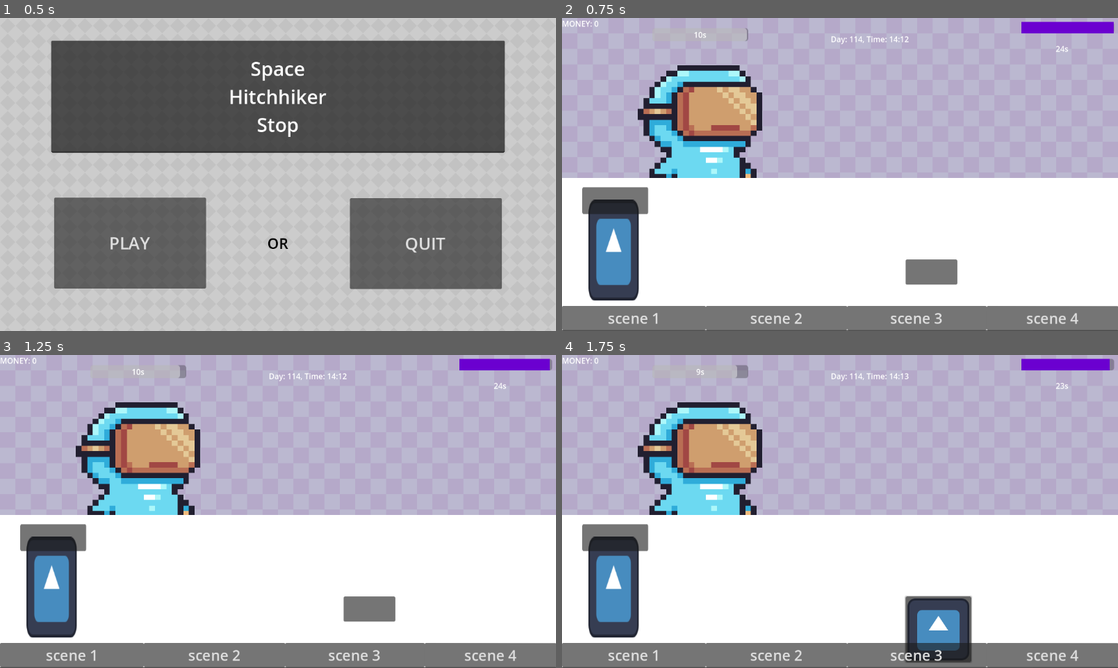
Above: before the commit, frames 1-4 (two rows, left to right).
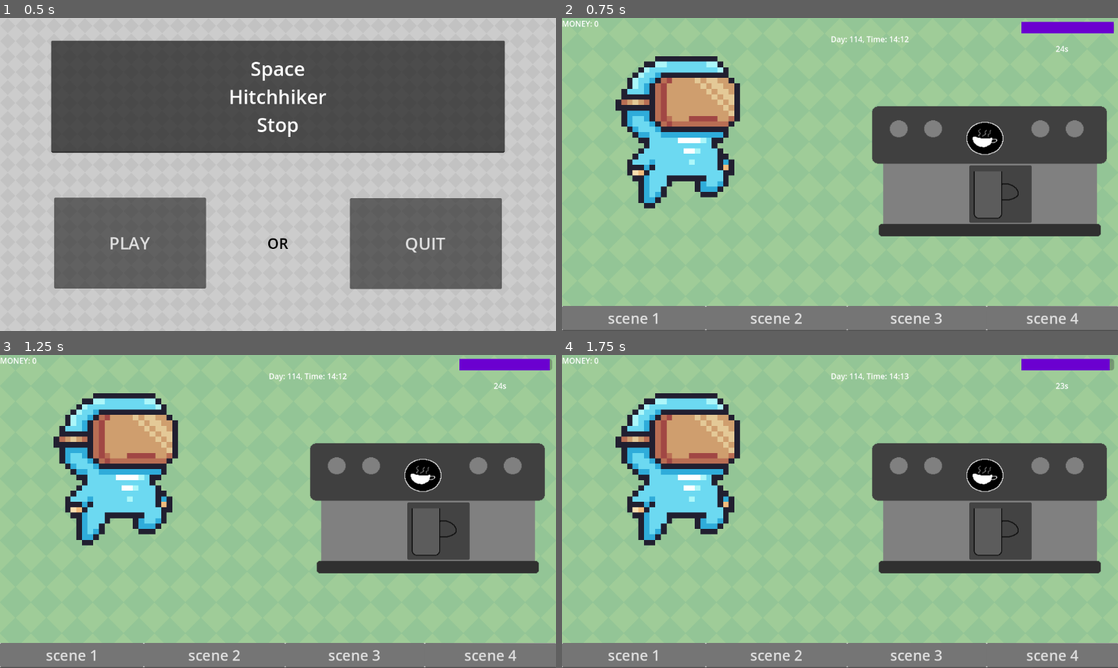
Above: after the commit, the same moments.

Repository: Alexandru191919/Space-Hitchhiker-Stop-.Source-Code.
Game: Godot game, scene res://MainMenu.tscn
The game is run twice, just before and just after one commit, with the same random seed, the same clock (stepped at 60 frames per second) and the same inputs. The engine's default icon, where the game draws it, is replaced by a stand-in: a white triangle on a blue panel in a dark square.
Inputs (mouse positions are in pixels of both pictures, inside the frame that each line leads up to):
- Up to frame 1 (0.5 s): no input
- Up to frame 2 (0.75 s): click "PLAY" at 0.5 s
- Up to frame 3 (1.25 s): no input
- Up to frame 4 (1.75 s): click (928, 608) at 1.25 s

Frame 1 is identical in both runs. In frame 2, 90% of the frame differs, in the area x 0-100%, y 0-92%; in frame 3, 90%; in frame 4, 90%, in the area x 0-100%, y 0-99%.

Commit message:
fixes added

Diff:
--- a/main.gd
+++ b/main.gd
@@ -247,7 +247,6 @@
 	$Scene4/CanvasLayer/CoffeeMachine/CoffeeMachineButton.disabled = false
 	$"Scene4/CanvasLayer/Coffee Cup/AddCup".disabled = true
 	$"Scene4/CanvasLayer/Coffee Cup/AddCup".hide()
-
 func _on_coffeemachine_button_pressed():
 	$Scene4/CanvasLayer/CoffeeMachine.hide()
 	$Scene4/CanvasLayer/CoffeeMachineRunning.show()
@@ -267,15 +266,26 @@
 	$Scene4/CanvasLayer/Coffee.disabled = false
 	$Scene4/CanvasLayer/Coffee.show()
 
+	$Scene4/CanvasLayer/CoffeeMachine/CoffeeMachineButton.disabled = true
+	$"Scene4/CanvasLayer/Coffee Cup".hide()
+
 	$Scene4/CanvasLayer/CoffeeMachine/CoffeeMachineButton/CoffeeMachineCooldown.stop()
 
 func _on_coffee_pressed():
+	$Scene4/CanvasLayer/CoffeeMachine/CoffeeMachineButton.disabled = true
 	timer3.stop()
 	timer3.wait_time = countdown_time3
 	timer3.start()  # Restart to apply the new time
+
 	$Scene4/CanvasLayer/Coffee.disabled = true
 	$Scene4/CanvasLayer/Coffee.hide()
 	$Scene4/CanvasLayer/Coffee/AudioStreamPlayer2D.play()
+
+	$"Scene4/CanvasLayer/Coffee Cup".show()
+	$"Scene4/CanvasLayer/Coffee Cup/AddCup".disabled = false
+	$"Scene4/CanvasLayer/Coffee Cup/AddCup".show()
+
+
 
 ## if you drink coffee while hot, -75 permanent to energy bar each time you drink it while it's hot
 ## you drink it cool? delete the debuffs
@@ -351,52 +361,6 @@
 var texture_pickedup: Texture = preload("res://icon.svg")
 var Beep: AudioStreamPlayer2D
 
-
-func _on_Barcode_Scanner_pressed():
-	$"Scene1/Scanning Minigame/Sprite2D2/ProductBarcode".show()
-	$"Scene1/Scanning Minigame/Sprite2D2/ProductBarcode".disabled = true
-	if using_custom_cursor:
-		Input.set_custom_mouse_cursor(null)
-		print("System Cursor")
-		$"Scene1/Scanning Minigame/BarCode Scanner".icon = texture_normal  # Change button texture when picked up
-		$"Scene1/Scanning Minigame/Sprite2D2/ProductBarcode".disabled = false
-
-	else:
-		var hotspot = Vector2(223, 46) ## s223, 46
-		Input.set_custom_mouse_cursor(custom_cursor, Input.CURSOR_ARROW, hotspot)
-		$"Scene1/Scanning Minigame/BarCode Scanner".icon = texture_pickedup  # Change button texture when picked up
-		print("BarCode Scanner Picked up!")
-
-	# Toggle the state of the custom cursor
-	using_custom_cursor = !using_custom_cursor
-
-
-func _on_BarCode_scanner_button_down():
-	$"Scene1/Scanning Minigame/Sprite2D2/ProductBarcode".hide()
-	$"Scene1/Scanning Minigame/Sprite2D2/ProductBarcode".disabled = false
-
-	# Toggle the cursor visibility properly
-	if using_custom_cursor:
-		# Reset to the system cursor
-		Input.set_custom_mouse_cursor(null)
-		print("System Cursor")
-		$"Scene1/Scanning Minigame/BarCode Scanner".icon = texture_normal  # Set the normal button texture
-		$"Scene1/Scanning Minigame/Sprite2D2/ProductBarcode".disabled = false  # Enable barcode sprite for further scanning
-	else:
-		# Set the custom cursor for scanning
-		var hotspot = Vector2(223, 46)  # Adjust the hotspot if necessary
-		Input.set_custom_mouse_cursor(custom_cursor, Input.CURSOR_ARROW, hotspot)
-		$"Scene1/Scanning Minigame/BarCode Scanner".icon = texture_pickedup  # Change texture to "picked up"
-		print("BarCode Scanner Picked up!")
-
-	# Toggle the state of the custom cursor
-	using_custom_cursor = !using_custom_cursor
-
-
-#func _on_button_mouse_entered() -> void:
-#	pass #### change cursor to opened hand, about to take the scanner
-
-
 func _on_product_barcode_button_up():
 	$"Scene1/Scanning Minigame/PlaceinBagButton".show()
 	$"Scene1/Scanning Minigame/PlaceinBagButton".disabled = false
@@ -442,12 +406,13 @@
 		print("System Cursor")
 		$"Scene1/Scanning Minigame/BarCode Scanner".icon = texture_normal  # Change button texture when picked up
 		$"Scene1/Scanning Minigame/Sprite2D2/ProductBarcode".disabled = false
-
+		$"Scene1/Scanning Minigame/Fake Background".hide()
 	else:
 		var hotspot = Vector2(223, 46) ## s223, 46
 		Input.set_custom_mouse_cursor(custom_cursor, Input.CURSOR_ARROW, hotspot)
 		$"Scene1/Scanning Minigame/BarCode Scanner".icon = texture_pickedup  # Change button texture when picked up
 		print("BarCode Scanner Picked up!")
+		$"Scene1/Scanning Minigame/Fake Background".show()
 
 	# Toggle the state of the custom cursor
 	using_custom_cursor = !using_custom_cursor
--- a/scene1.tscn
+++ b/scene1.tscn
@@ -357,18 +357,6 @@
 
 [node name="Scanning Minigame" type="Node2D" parent="Scene1"]
 
-[node name="BarCode Scanner" type="Button" parent="Scene1/Scanning Minigame"]
-offset_left = 712.0
-offset_top = 500.0
-offset_right = 819.0
-offset_bottom = 552.0
-toggle_mode = true
-
-[node name="Beep" type="AudioStreamPlayer2D" parent="Scene1/Scanning Minigame/BarCode Scanner"]
-position = Vector2(53, 26)
-stream = ExtResource("7_y86bs")
-volume_db = -10.0
-
 [node name="ProducttoScan" type="Sprite2D" parent="Scene1/Scanning Minigame"]
 position = Vector2(107, 481)
 scale = Vector2(0.8125, 1.63281)
@@ -386,6 +374,30 @@
 offset_bottom = -64.048
 script = ExtResource("9_evrua")
 
+[node name="PlaceinBagButton" type="Button" parent="Scene1/Scanning Minigame"]
+visible = false
+offset_left = 782.0
+offset_top = 77.0
+offset_right = 854.0
+offset_bottom = 149.0
+toggle_mode = true
+icon = ExtResource("10_bf8pu")
+
+[node name="Bagging Area" type="Sprite2D" parent="Scene1/Scanning Minigame"]
+visible = false
+position = Vector2(1008.5, 189)
+scale = Vector2(2.21094, 2.21875)
+texture = ExtResource("8_lljbe")
+
+[node name="Fake Background" type="TextureRect" parent="Scene1/Scanning Minigame"]
+visible = false
+offset_left = 4.0
+offset_top = 1.0
+offset_right = 1153.0
+offset_bottom = 643.0
+texture = ExtResource("10_gq4dn")
+stretch_mode = 1
+
 [node name="Sprite2D2" type="Sprite2D" parent="Scene1/Scanning Minigame"]
 visible = false
 position = Vector2(507.75, 281)
@@ -404,20 +416,17 @@
 offset_bottom = 1293.04
 toggle_mode = true
 
-[node name="PlaceinBagButton" type="Button" parent="Scene1/Scanning Minigame"]
-visible = false
-offset_left = 782.0
-offset_top = 77.0
-offset_right = 854.0
-offset_bottom = 149.0
+[node name="BarCode Scanner" type="Button" parent="Scene1/Scanning Minigame"]
+offset_left = 712.0
+offset_top = 500.0
+offset_right = 819.0
+offset_bottom = 552.0
 toggle_mode = true
-icon = ExtResource("10_bf8pu")
-
-[node name="Bagging Area" type="Sprite2D" parent="Scene1/Scanning Minigame"]
-visible = false
-position = Vector2(1008.5, 189)
-scale = Vector2(2.21094, 2.21875)
-texture = ExtResource("8_lljbe")
+
+[node name="Beep" type="AudioStreamPlayer2D" parent="Scene1/Scanning Minigame/BarCode Scanner"]
+position = Vector2(53, 26)
+stream = ExtResource("7_y86bs")
+volume_db = -10.0
 
 [node name="Scene2" type="Node" parent="."]
 
@@ -558,7 +567,6 @@
 [node name="Scene4" type="Node" parent="."]
 
 [node name="TextureScene2" type="TextureRect" parent="Scene4"]
-visible = false
 texture_filter = 2
 texture_repeat = 3
 anchors_preset = 15
@@ -571,11 +579,9 @@
 stretch_mode = 1
 
 [node name="Customer" parent="Scene4" instance=ExtResource("3_oqa6r")]
-visible = false
 position = Vector2(240, 214)
 
 [node name="CanvasLayer" type="CanvasLayer" parent="Scene4"]
-visible = false
 
 [node name="CoffeeMachine" type="Sprite2D" parent="Scene4/CanvasLayer"]
 position = Vector2(880, 329.564)
@@ -602,26 +608,26 @@
 animation = &"new_animation"
 
 [node name="Coffee" type="Button" parent="Scene4/CanvasLayer"]
-offset_left = 496.0
-offset_top = 406.0
-offset_right = 624.0
-offset_bottom = 520.0
+offset_left = 823.0
+offset_top = 305.0
+offset_right = 952.0
+offset_bottom = 424.0
 
 [node name="Sprite2D" type="Sprite2D" parent="Scene4/CanvasLayer/Coffee"]
-position = Vector2(64, 52)
+position = Vector2(65, 52)
 texture = ExtResource("12_06jb2")
 
 [node name="AudioStreamPlayer2D" type="AudioStreamPlayer2D" parent="Scene4/CanvasLayer/Coffee"]
 stream = ExtResource("13_21bv0")
 
 [node name="Coffee Cup" type="Sprite2D" parent="Scene4/CanvasLayer"]
-position = Vector2(867, 358)
+position = Vector2(888, 358)
 texture = ExtResource("10_4w70j")
 
 [node name="AddCup" type="Button" parent="Scene4/CanvasLayer/Coffee Cup"]
 offset_left = -44.0
 offset_top = -53.0
-offset_right = 63.0
+offset_right = 85.0
 offset_bottom = 66.0
 
 [node name="Day&Night" type="Node2D" parent="."]
@@ -643,23 +649,18 @@
 [connection signal="visibility_changed" from="Scene1/Customer" to="Scene1" method="_on_customer_visibility_changed"]
 [connection signal="timeout" from="Scene1/ProgressBar2/CustomerReappear" to="." method="_on_customer_reappear_timeout"]
 [connection signal="timeout" from="Scene1/ProgressBar/CustomerTemper" to="." method="_on_customer_temper_timeout"]
-[connection signal="button_up" from="Scene1/Scanning Minigame/BarCode Scanner" to="." method="_on_BarCode_scanner_button_up"]
-[connection signal="button_up" from="Scene1/Scanning Minigame/BarCode Scanner" to="Scene1/Scanning Minigame/BarCode Scanner" method="_on_BarCode_Scanner_button_up"]
-[connection signal="pressed" from="Scene1/Scanning Minigame/BarCode Scanner" to="." method="_on_BarCode_scanner_pressed"]
-[connection signal="pressed" from="Scene1/Scanning Minigame/BarCode Scanner" to="Scene1/Scanning Minigame/BarCode Scanner" method="_on_Barcode_Scanner_pressed"]
-[connection signal="toggled" from="Scene1/Scanning Minigame/BarCode Scanner" to="." method="_on_BarCode_scanner_toggled"]
-[connection signal="toggled" from="Scene1/Scanning Minigame/BarCode Scanner" to="Scene1/Scanning Minigame/BarCode Scanner" method="_on_toggled"]
 [connection signal="button_up" from="Scene1/Scanning Minigame/ProducttoScan/Button" to="." method="_on_button_up"]
 [connection signal="button_up" from="Scene1/Scanning Minigame/ProducttoScan/Button" to="Scene1/Scanning Minigame/ProducttoScan/Button" method="_on_button_up"]
 [connection signal="mouse_entered" from="Scene1/Scanning Minigame/ProducttoScan/Button" to="Scene1/Scanning Minigame/ProducttoScan/Button" method="_on_mouse_entered"]
 [connection signal="mouse_exited" from="Scene1/Scanning Minigame/ProducttoScan/Button" to="Scene1/Scanning Minigame/ProducttoScan/Button" method="_on_mouse_exited"]
 [connection signal="pressed" from="Scene1/Scanning Minigame/ProducttoScan/Button" to="." method="_on_pressed"]
 [connection signal="pressed" from="Scene1/Scanning Minigame/ProducttoScan/Button" to="Scene1/Scanning Minigame/ProducttoScan/Button" method="_on_pressed"]
-[connection signal="button_down" from="Scene1/Scanning Minigame/Sprite2D2/ProductBarcode" to="." method="_on_product_barcode_button_down"]
-[connection signal="button_up" from="Scene1/Scanning Minigame/Sprite2D2/ProductBarcode" to="." method="_on_product_barcode_button_up"]
 [connection signal="button_up" from="Scene1/Scanning Minigame/PlaceinBagButton" to="." method="_on_placein_bag_button_button_up"]
 [connection signal="pressed" from="Scene1/Scanning Minigame/PlaceinBagButton" to="." method="_on_placein_bag_button_pressed"]
 [connection signal="pressed" from="Scene1/Scanning Minigame/PlaceinBagButton" to="Scene1/Scanning Minigame/BarCode Scanner" method="_on_placein_bag_button_pressed"]
+[connection signal="button_down" from="Scene1/Scanning Minigame/Sprite2D2/ProductBarcode" to="." method="_on_product_barcode_button_down"]
+[connection signal="button_up" from="Scene1/Scanning Minigame/Sprite2D2/ProductBarcode" to="." method="_on_product_barcode_button_up"]
+[connection signal="toggled" from="Scene1/Scanning Minigame/BarCode Scanner" to="." method="_on_BarCode_scanner_toggled"]
 [connection signal="button_down" from="Scene2/Upgrades/Upgrade1-Energy/upgrade1" to="." method="_on_upgrade1_button_down"]
 [connection signal="button_down" from="Scene2/Upgrades/Upgrade2-MoneyCap/upgrade2" to="." method="_on_upgrade_2_button_down"]
 [connection signal="button_down" from="Scene2/Upgrades/Upgrade3-MoneyGain/upgrade3" to="." method="_on_upgrade_3_button_down"]
